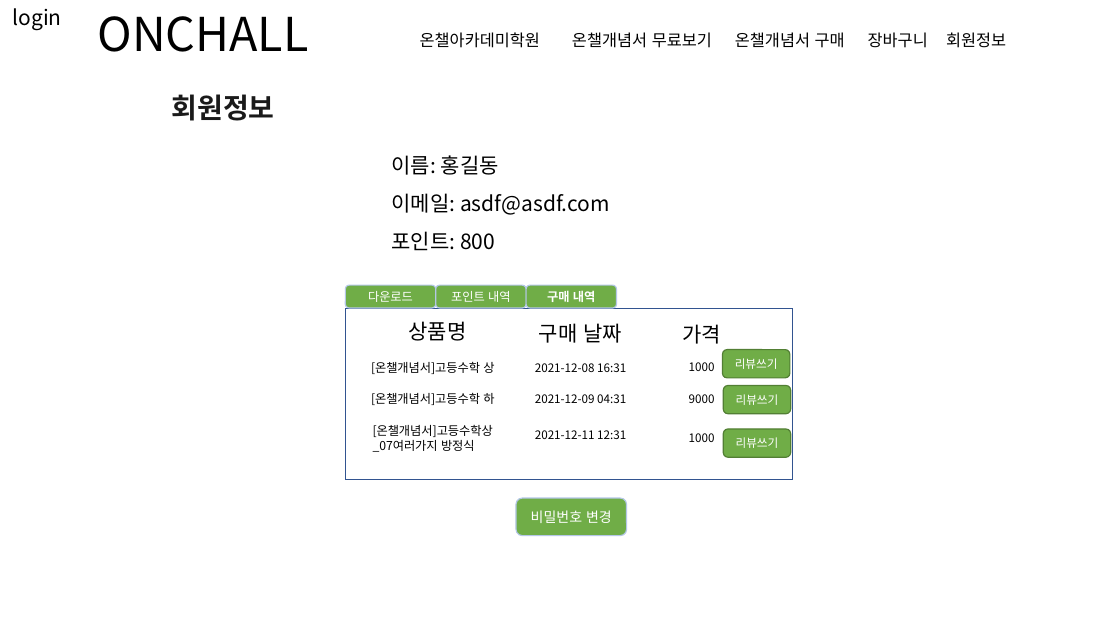
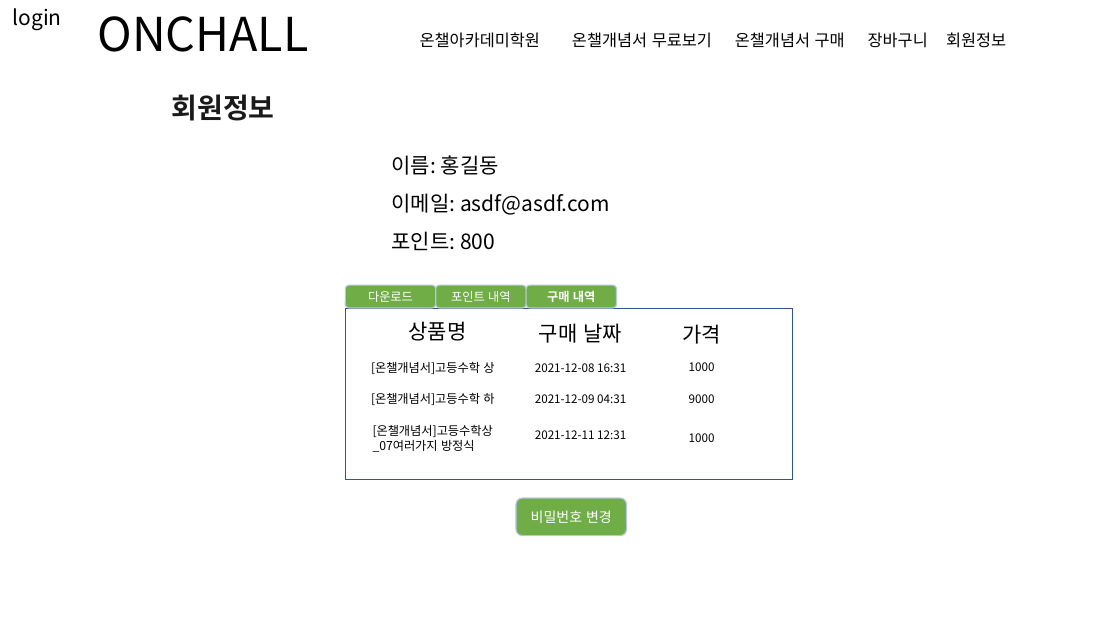
Before and after one commit to redcarrot1/Toyproject4, a slide deck: slide 10 of 프론트 디자인.pptx. Drawn at 1120x630 pixels with LibreOffice and Linux fonts; fonts in the diff are those of the drawing. Boxes give left, top, right and bottom in pixels: in the first picture for what was removed or moved away, otherwise in the second. Text is boxed around its words. In the diff, an @@ line names an element or a change of style, - is before the commit and + after.

```diff
--- a/프론트 디자인.pptx
+++ b/프론트 디자인.pptx
@@ rounded rectangle removed at box(723, 350, 790, 378) @@
-리뷰쓰기
@@ rounded rectangle removed at box(723, 386, 791, 414) @@
-리뷰쓰기
@@ rounded rectangle removed at box(723, 429, 791, 458) @@
-리뷰쓰기
```
Also in this commit, not shown: 1 slide added, 21 other files.
